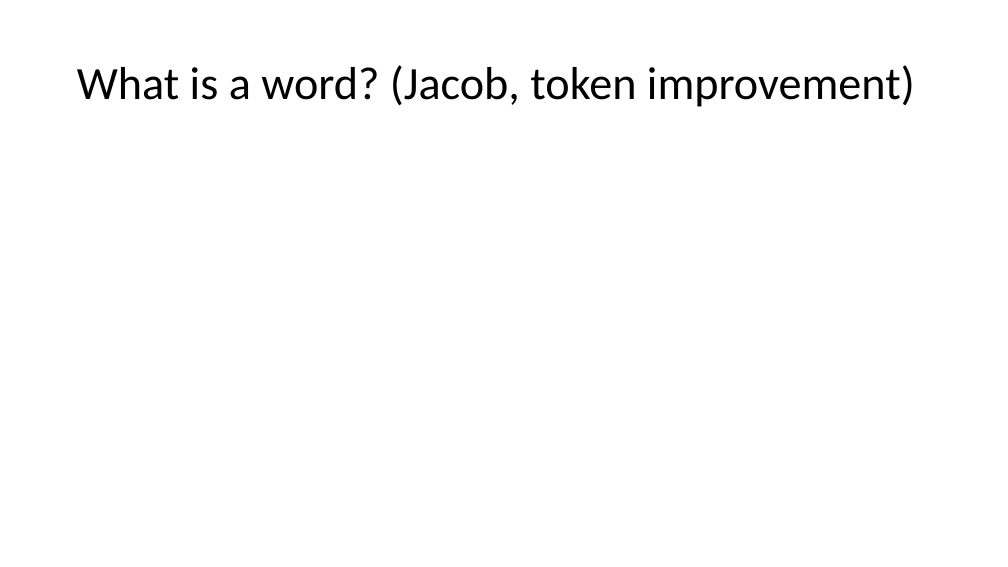
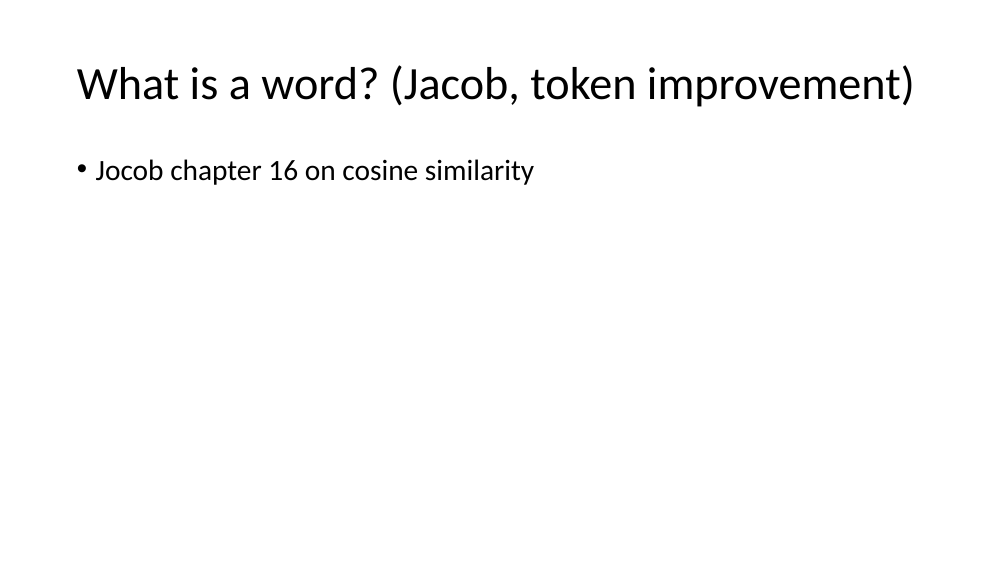
Before and after one commit to YeabinMoonEcon/BUS211, a slide deck: slide 9 of BUS243_NLP/lecture_notes/Lecture2.pptx. Drawn at 1008x567 pixels with LibreOffice and Linux fonts; fonts in the diff are those of the drawing. Boxes give left, top, right and bottom in pixels: in the first picture for what was removed or moved away, otherwise in the second. Text is boxed around its words. In the diff, an @@ line names an element or a change of style, - is before the commit and + after.

Commit message:
4
4

```diff
--- a/BUS243_NLP/lecture_notes/Lecture2.pptx
+++ b/BUS243_NLP/lecture_notes/Lecture2.pptx
@@ text added at (x1=96, y1=159, x2=534, y2=185), 28 pt, text #000000 @@
+• Jocob chapter 16 on cosine similarity
```
